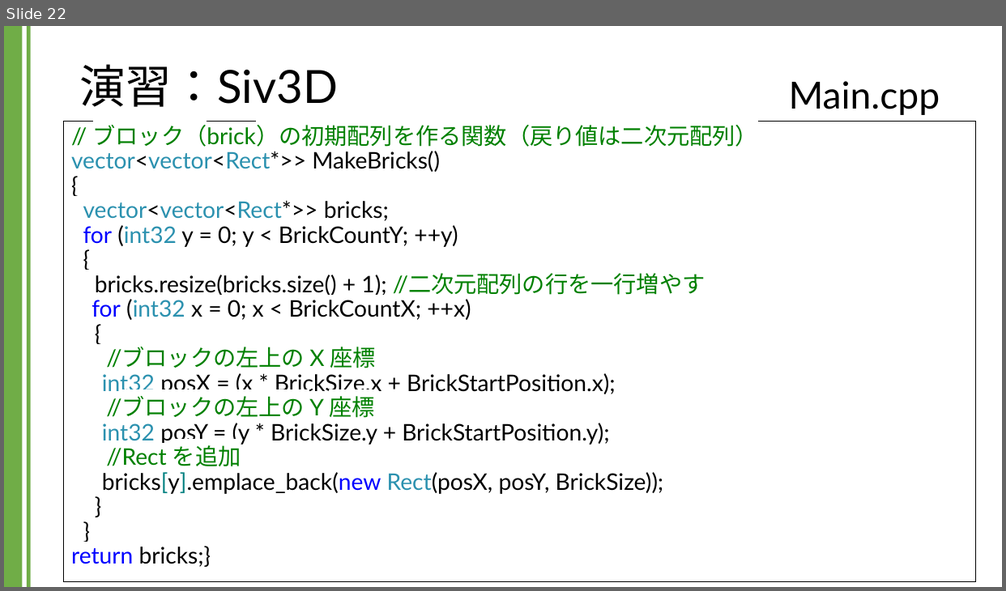
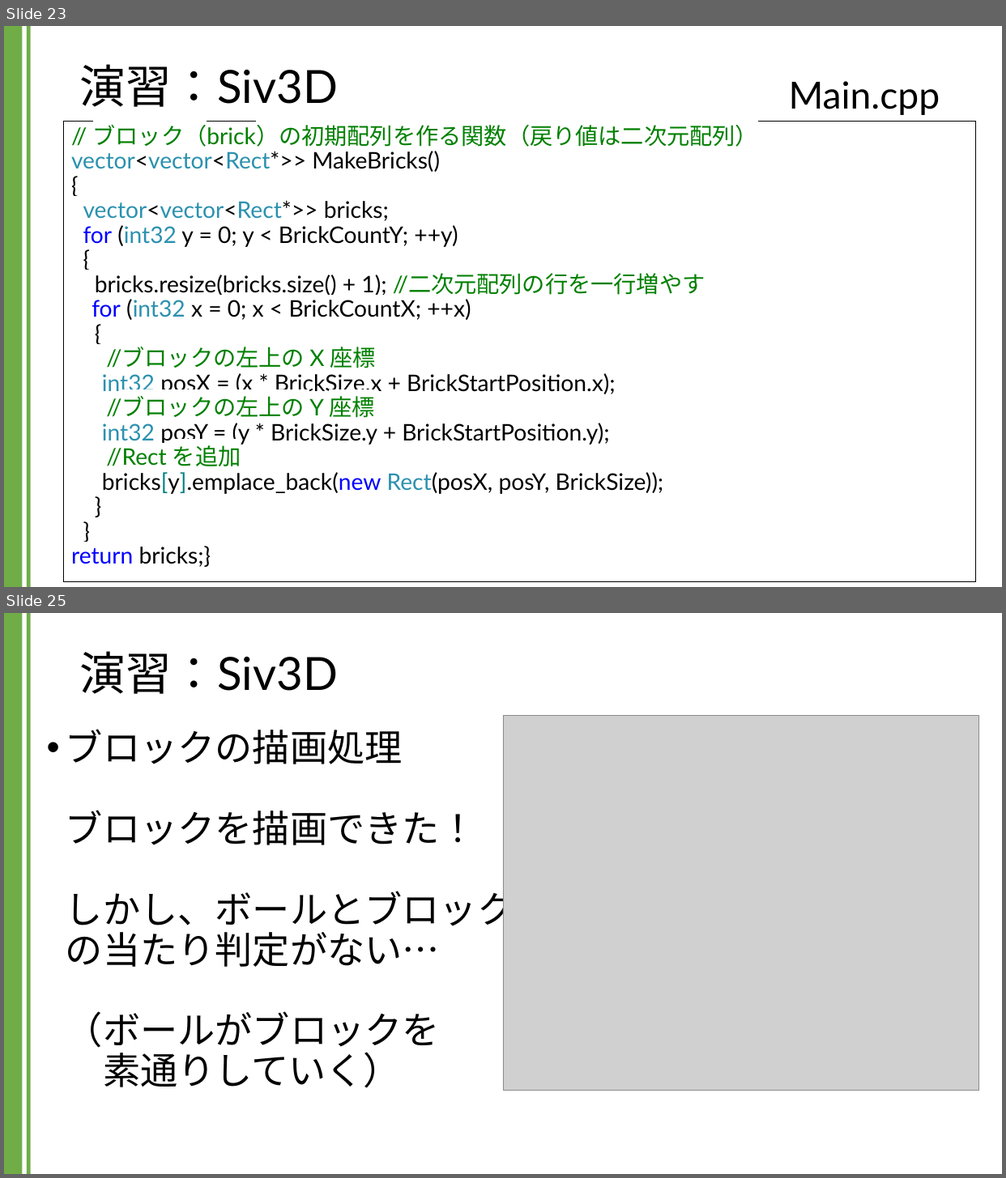
Before and after one commit to kic-murata/cpp2024, a slide deck: 授業資料/演習課題：Siv3D.pptx. Shown one above the other, each under a label of ours: slide 22 before the commit, slides 23 and 25 after it; the slides between them are not shown. The pictures are 1006x591 and 1006x1178 pixels, drawn with LibreOffice and Linux fonts; fonts in the diff are those of the drawing; grey boxes stand for pictures; background and template pictures are left out. Boxes give left, top, right and bottom in pixels: in the first picture for what was removed or moved away, otherwise in the second. Text is boxed around its words. In the diff, an @@ line names an element or a change of style, - is before the commit and + after.

```diff
--- a/授業資料/演習課題：Siv3D.pptx
+++ b/授業資料/演習課題：Siv3D.pptx
@@ slide 25 added at <box>4,613,1002,1174</box>, background #FFFFFF; not listed: 2 template elements that a slide beside it also shows @@
@@ title added at <box>80,651,338,694</box>, 44 pt, text #000000 @@
+演習：Siv3D
@@ text added at <box>66,729,514,1088</box>, 36 pt, text #000000 @@
+• ブロックの描画処理
+  ブロックを描画できた！
+  しかし、ボールとブロック
+  の当たり判定がない…
+  （ボールがブロックを
+  素通りしていく）
@@ picture added at <box>503,716,979,1091</box> @@
@@ what was slide 22 is now slide 23 @@
```
Also in this commit, not shown: 1 slide changed, 5 other slides added, 1 other file.
